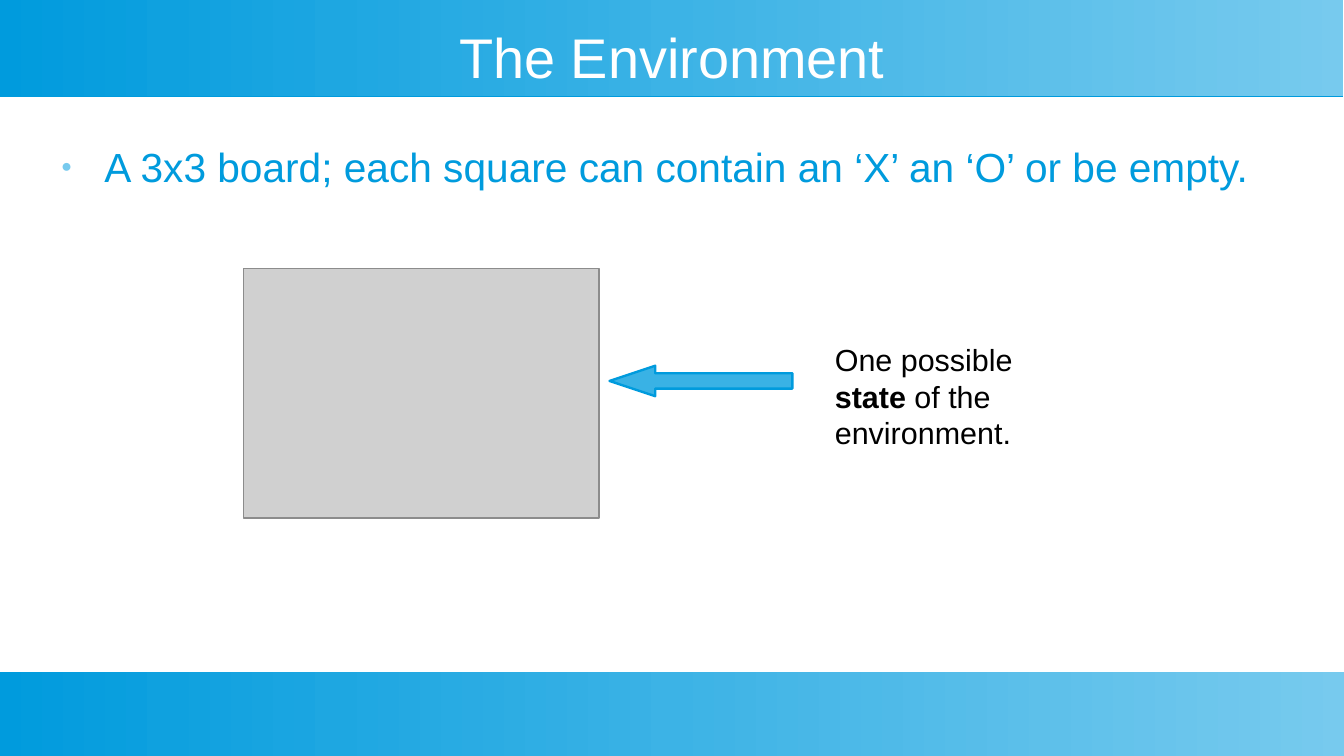
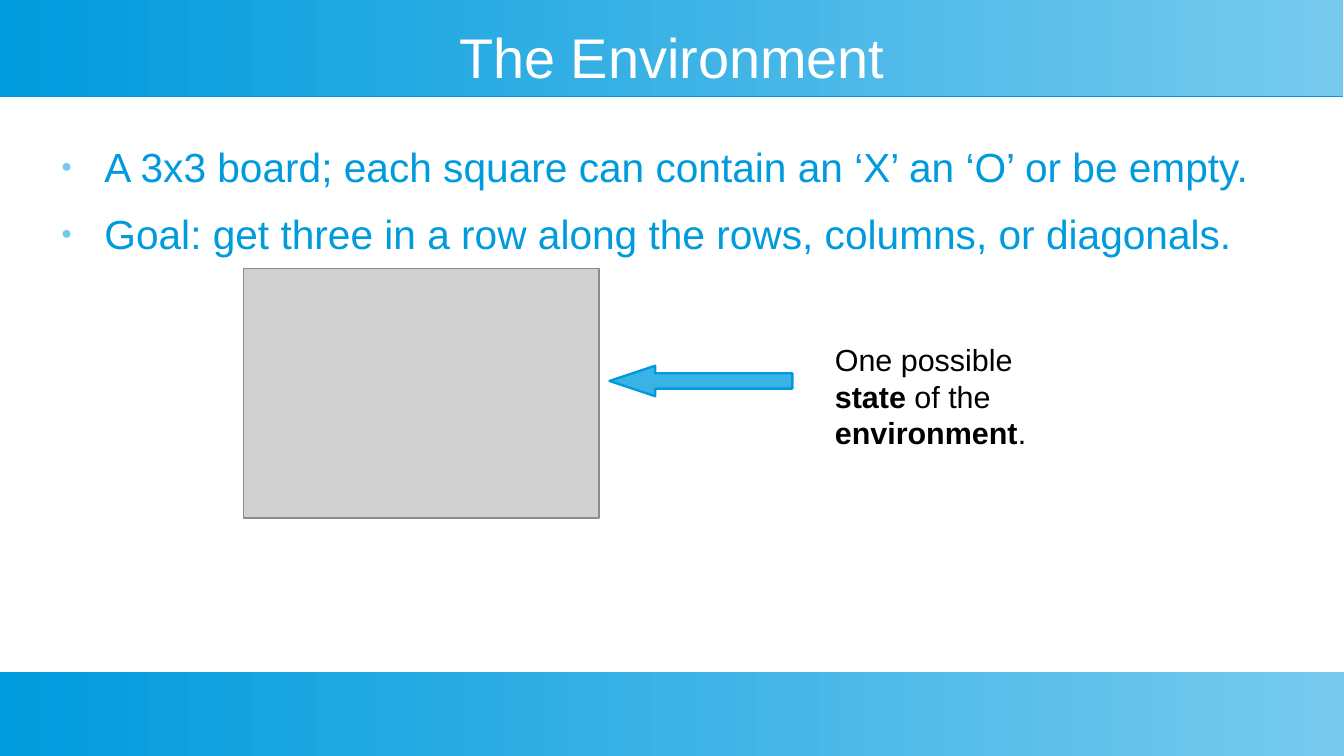
Before and after one commit to cmiddleman/DQNagent, a slide deck: slide 3 of presentation.odp. Drawn at 1344x756 pixels with LibreOffice and Linux fonts; fonts in the diff are those of the drawing; grey boxes stand for pictures. Boxes give left, top, right and bottom in pixels: in the first picture for what was removed or moved away, otherwise in the second. Text is boxed around its words. In the diff, an @@ line names an element or a change of style, - is before the commit and + after.

Commit message:
final presentation uploaded!

```diff
--- a/presentation.odp
+++ b/presentation.odp
@@ text at (x1=104, y1=219, x2=1231, y2=256): paragraph added @@
+● Goal: get three in a row along the rows, columns, or diagonals.
@@ text "One possible state of the ..." at (x1=835, y1=349, x2=1026, y2=445): bold on in "environment." @@
```
Also in this commit, not shown: 3 other slides changed, 1 slide added, 1 other file.
